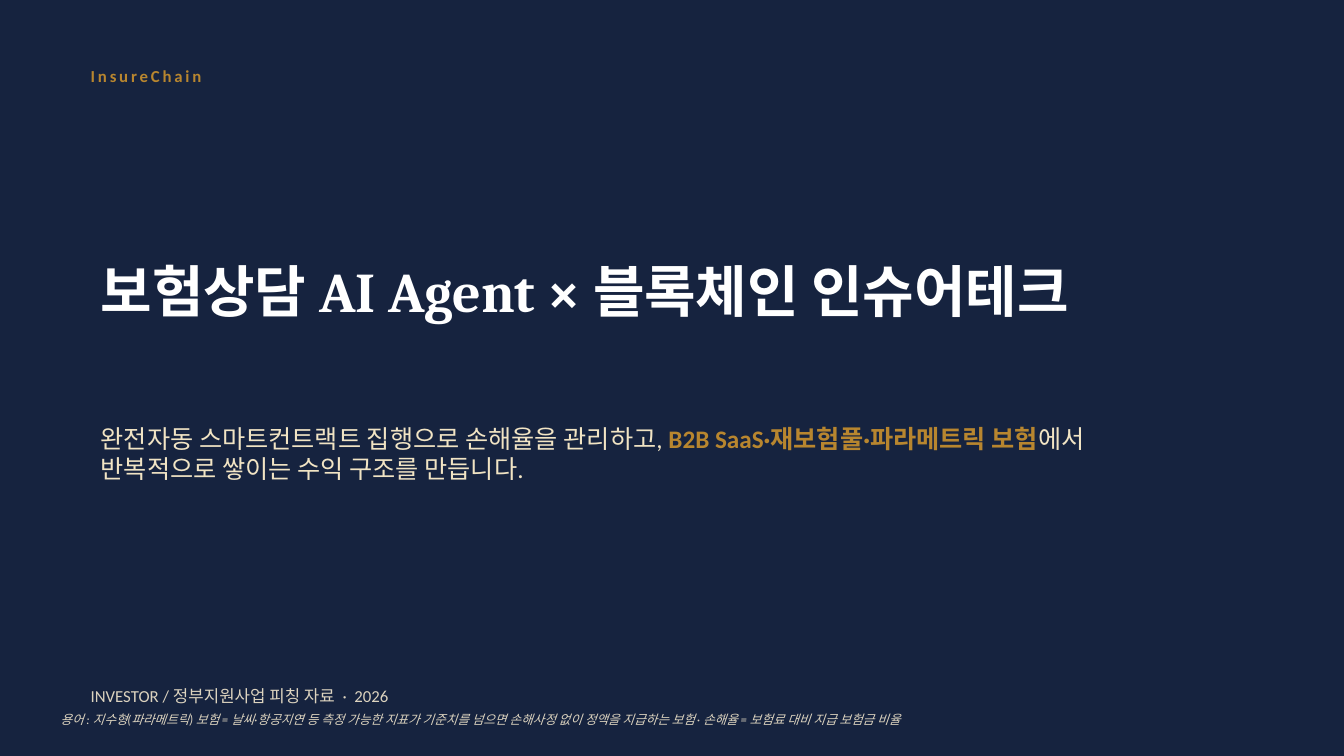
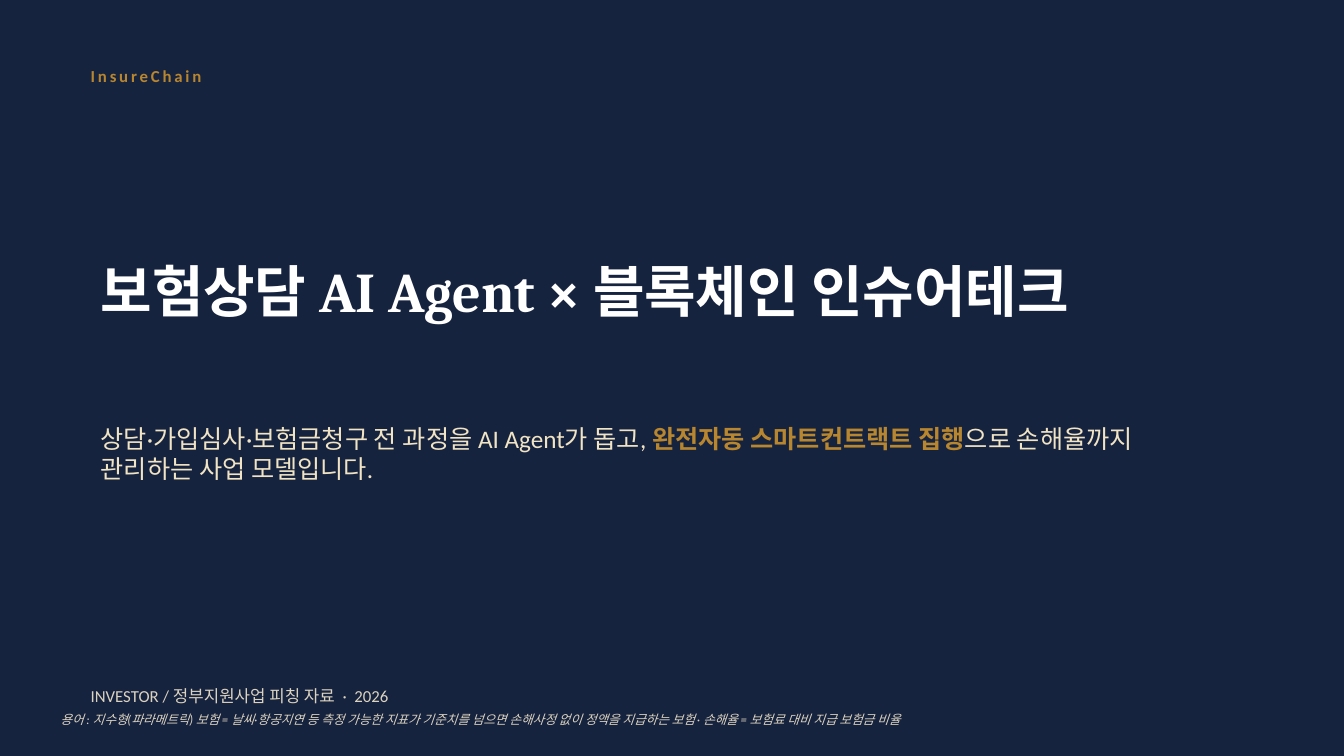
Before and after one commit to leeyonsei78/capstone_project_alpha, a slide deck: slide 1 of 인슈어체인_투자피칭_발표자료.pptx. Drawn at 1344x756 pixels with LibreOffice and Linux fonts; fonts in the diff are those of the drawing. Boxes give left, top, right and bottom in pixels: in the first picture for what was removed or moved away, otherwise in the second. Text is boxed around its words. In the diff, an @@ line names an element or a change of style, - is before the commit and + after.

```diff
--- a/인슈어체인_투자피칭_발표자료.pptx
+++ b/인슈어체인_투자피칭_발표자료.pptx
@@ text at [101, 427, 1133, 480]: text changed @@
-완전자동 스마트컨트랙트 집행으로 손해율을 관리하고, B2B SaaS·재보험풀·파라메트릭 보험에서 반복적으로 쌓이는 수익 구조를 만듭니다.
+상담·가입심사·보험금청구 전 과정을 AI Agent가 돕고, 완전자동 스마트컨트랙트 집행으로 손해율까지 관리하는 사업 모델입니다.
```
Also in this commit, not shown: 9 other slides changed, 5 slides added.
